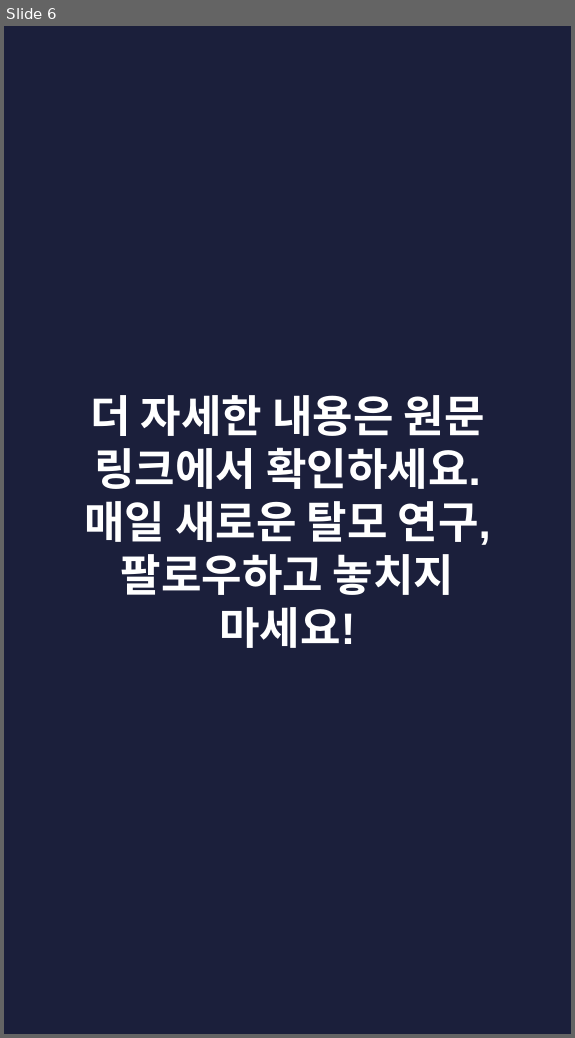
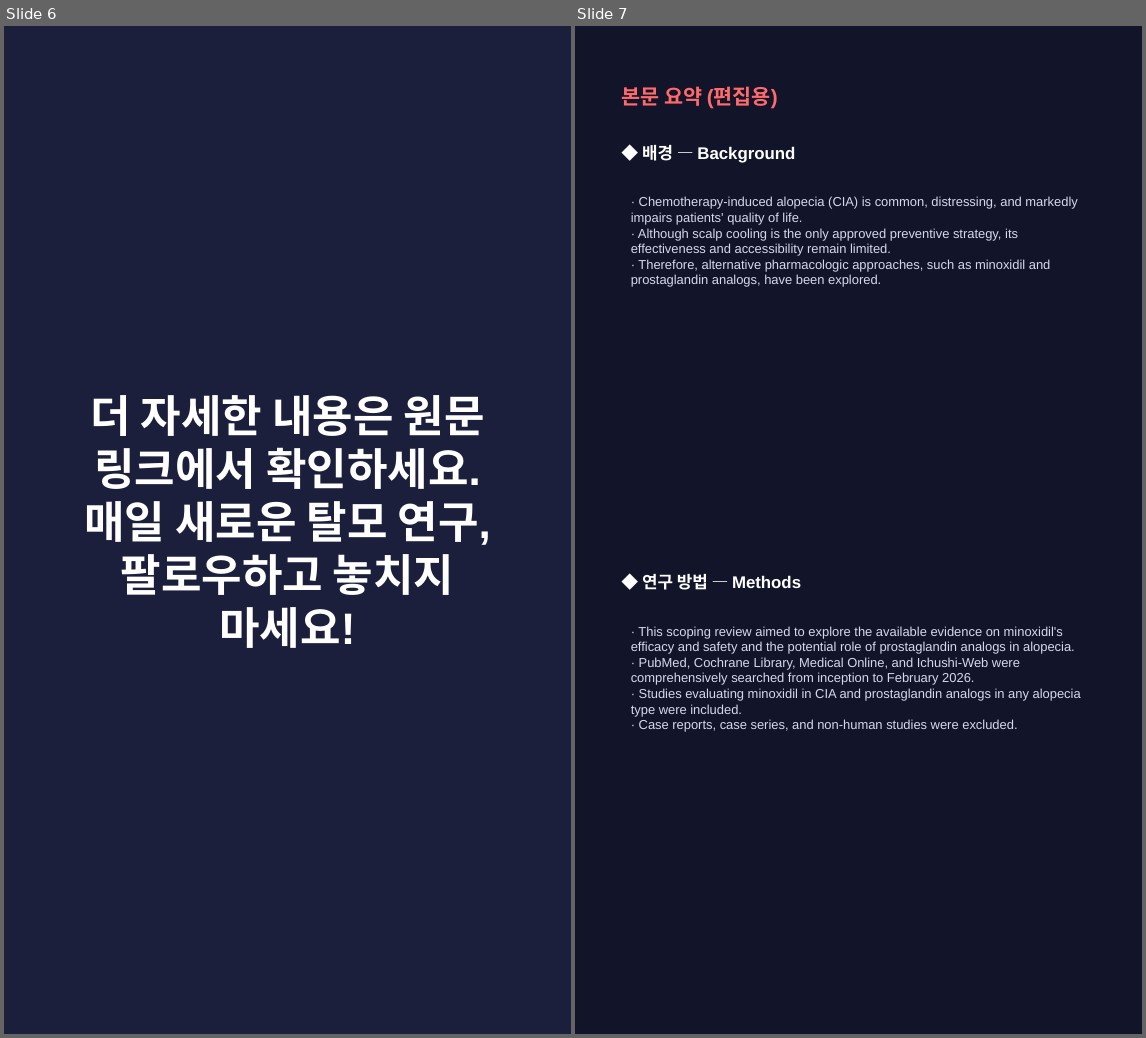
Before and after one commit to hyokang2010-BJ-ANTH/product-builder-test, a slide deck: pwa/data/latest/slides.pptx. Shown side by side, each under a label of ours: slide 6 before the commit, slides 6 and 7 after it. The pictures are 575x1038 and 1146x1038 pixels, drawn with LibreOffice and Linux fonts; fonts in the diff are those of the drawing. Boxes give left, top, right and bottom in pixels: in the first picture for what was removed or moved away, otherwise in the second. Text is boxed around its words. In the diff, an @@ line names an element or a change of style, - is before the commit and + after.

```diff
--- a/pwa/data/latest/slides.pptx
+++ b/pwa/data/latest/slides.pptx
@@ slide 7 added at <box>575,26,1142,1034</box>, background #12142A @@
@@ text added at <box>621,86,778,109</box>, 16 pt, text #FF6B6B, bold @@
+본문 요약 (편집용)
@@ text added at <box>642,145,795,163</box>, 13 pt, text #FFFFFF, bold @@
+◆ 배경 — Background
@@ text added at <box>631,196,1077,287</box>, 10 pt, text #D5D8EA @@
+· Chemotherapy-induced alopecia (CIA) is common, distressing, and markedly impairs patients' quality of life.
+· Although scalp cooling is the only approved preventive strategy, its effectiveness and accessibility remain limited.
+· Therefore, alternative pharmacologic approaches, such as minoxidil and prostaglandin analogs, have been explored.
@@ text added at <box>642,574,801,590</box>, 13 pt, text #FFFFFF, bold @@
+◆ 연구 방법 — Methods
@@ text added at <box>631,626,1081,732</box>, 10 pt, text #D5D8EA @@
+· This scoping review aimed to explore the available evidence on minoxidil's efficacy and safety and the potential role of prostaglandin analogs in alopecia.
+· PubMed, Cochrane Library, Medical Online, and Ichushi-Web were comprehensively searched from inception to February 2026.
+· Studies evaluating minoxidil in CIA and prostaglandin analogs in any alopecia type were included.
+· Case reports, case series, and non-human studies were excluded.
```
Also in this commit, not shown: 2 slides changed, 4 other slides added, 6 slides removed, 26 other files.
